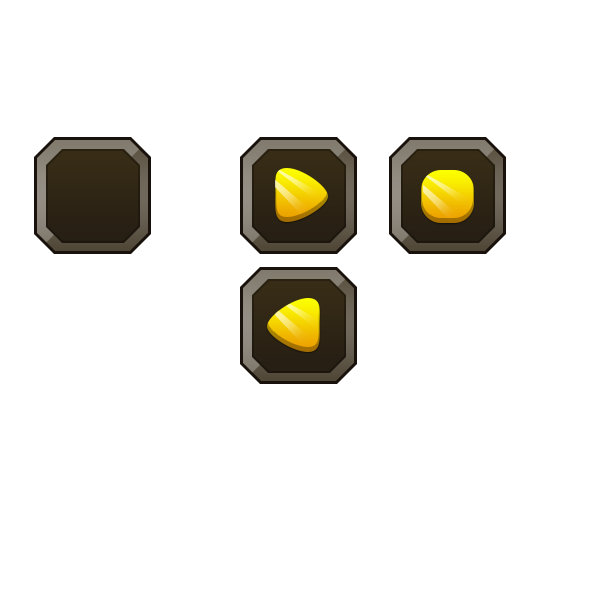
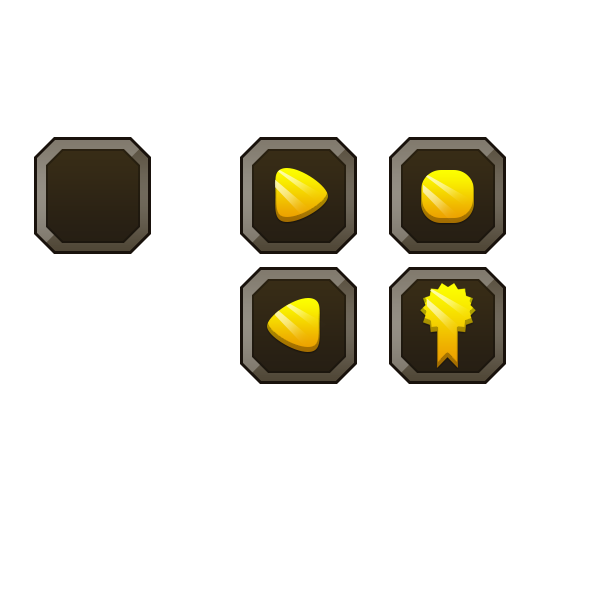
Layer changes from the first 600 × 600 image to the second:
added group "Scores" with 6 layers above "Play" over (389, 267, 506, 384)
added layer "Слой 3" (3rd of 4, in "Scores") (65%) in group "Scores" over (426, 289, 478, 337)
added layer "Layer 1" in group "Scores" over (420, 283, 476, 368)
added layer "Прямоугольник, скругл. углы 1 копия 3" (3rd of 4, in "Scores") in group "Scores" over (401, 279, 495, 373)
added layer "Слой 2 копия" (3rd of 4, in "Scores") (25%) in group "Scores" over (392, 270, 495, 373)
added layer "Прямоугольник, скругл. углы 1 копия 2" (3rd of 4, in "Scores") in group "Scores" over (389, 267, 506, 384)
